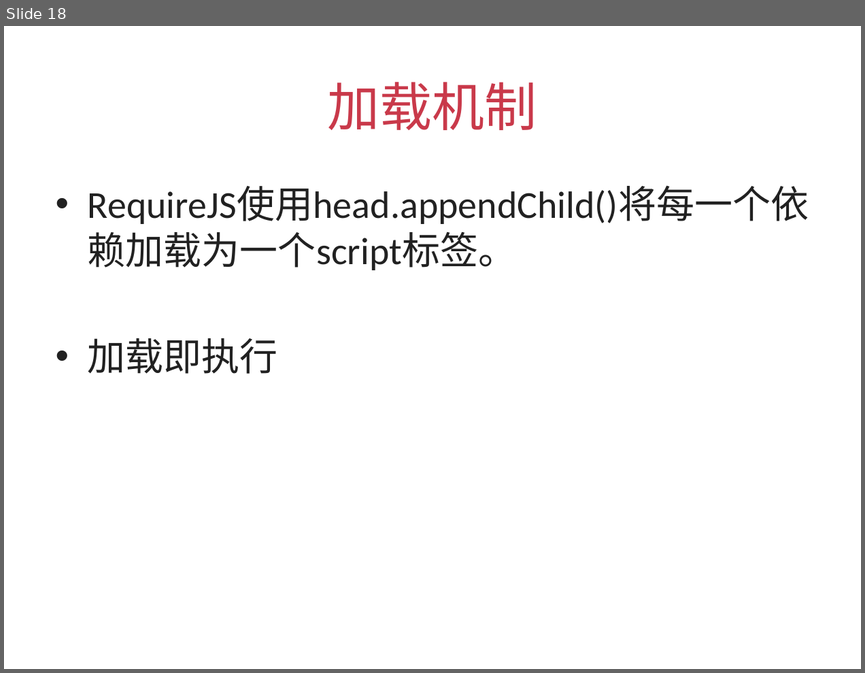
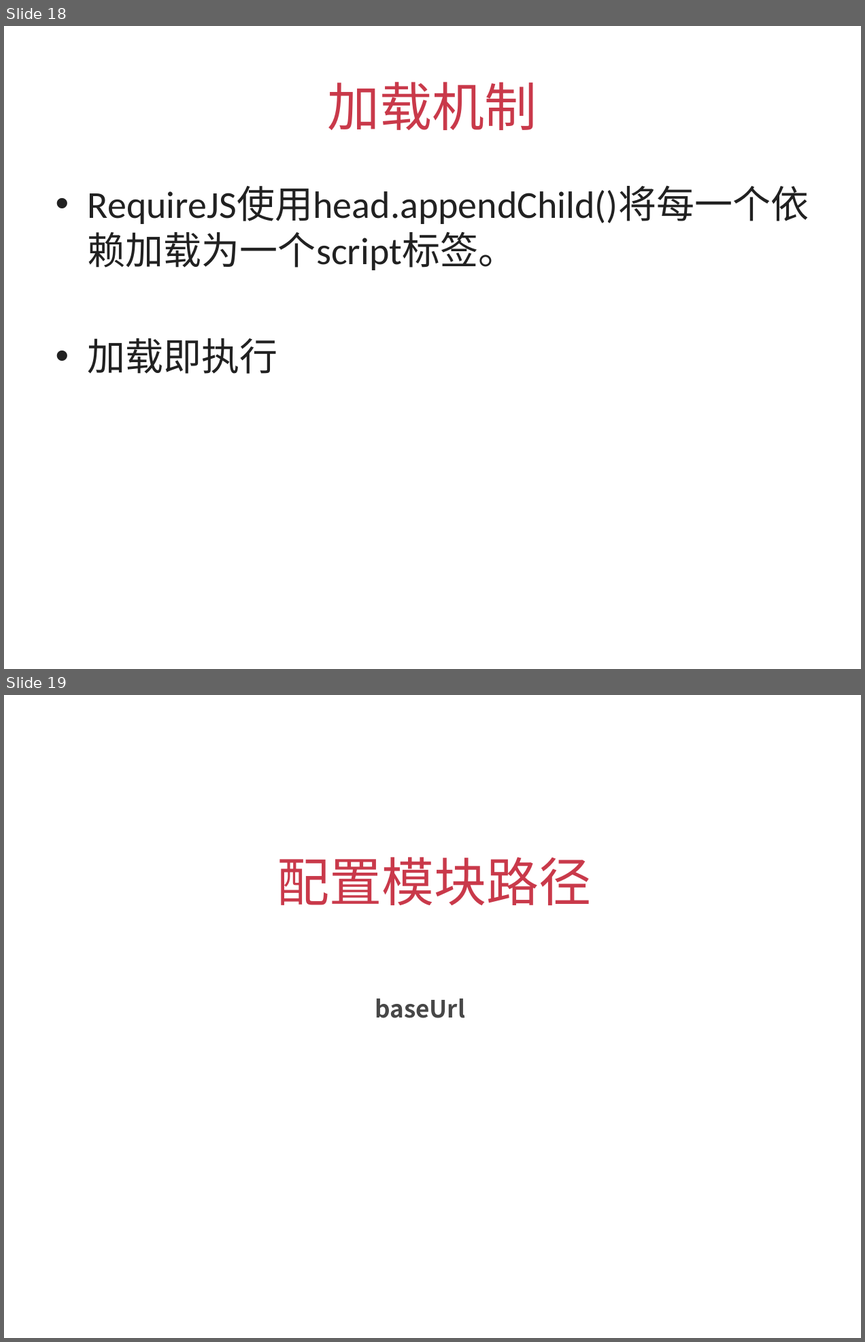
Before and after one commit to silvajs/lecturer, a slide deck: requirejs/doc/requirejs.pptx. Shown one above the other, each under a label of ours: slide 18 before the commit, slides 18 and 19 after it. The pictures are 865x673 and 865x1342 pixels, drawn with LibreOffice and Linux fonts; fonts in the diff are those of the drawing. Boxes give left, top, right and bottom in pixels: in the first picture for what was removed or moved away, otherwise in the second. Text is boxed around its words. In the diff, an @@ line names an element or a change of style, - is before the commit and + after.

```diff
--- a/requirejs/doc/requirejs.pptx
+++ b/requirejs/doc/requirejs.pptx
@@ slide 19 added at bbox=[4, 695, 861, 1338], background #FFFFFF @@
@@ text added at bbox=[277, 857, 592, 905], 44 pt, text #C9394A @@
+配置模块路径
@@ text added at bbox=[375, 998, 465, 1018], 20 pt, text #474747, bold @@
+  baseUrl
```
Also in this commit, not shown: 3 other slides added, 1 slide removed, 6 other files.
